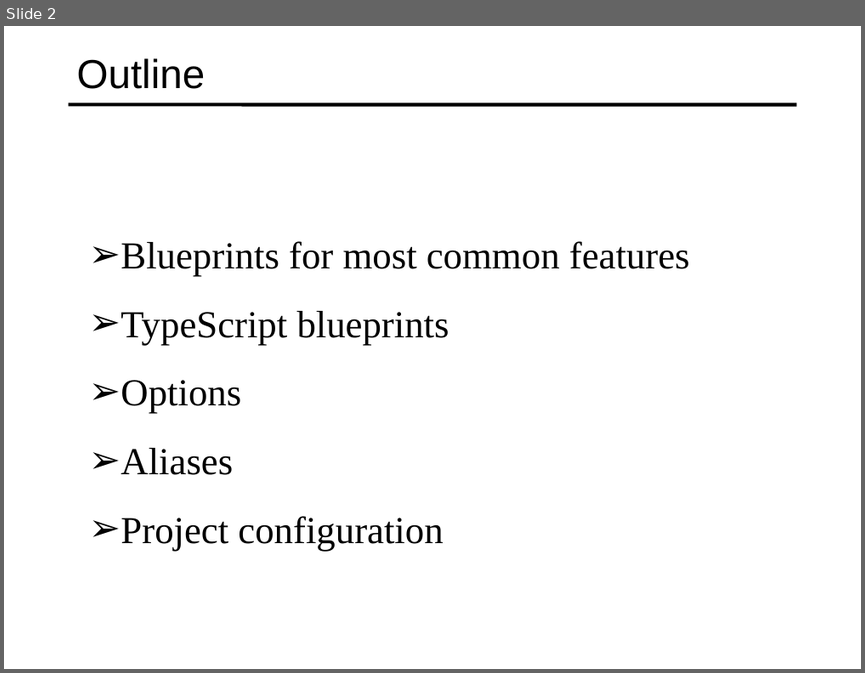
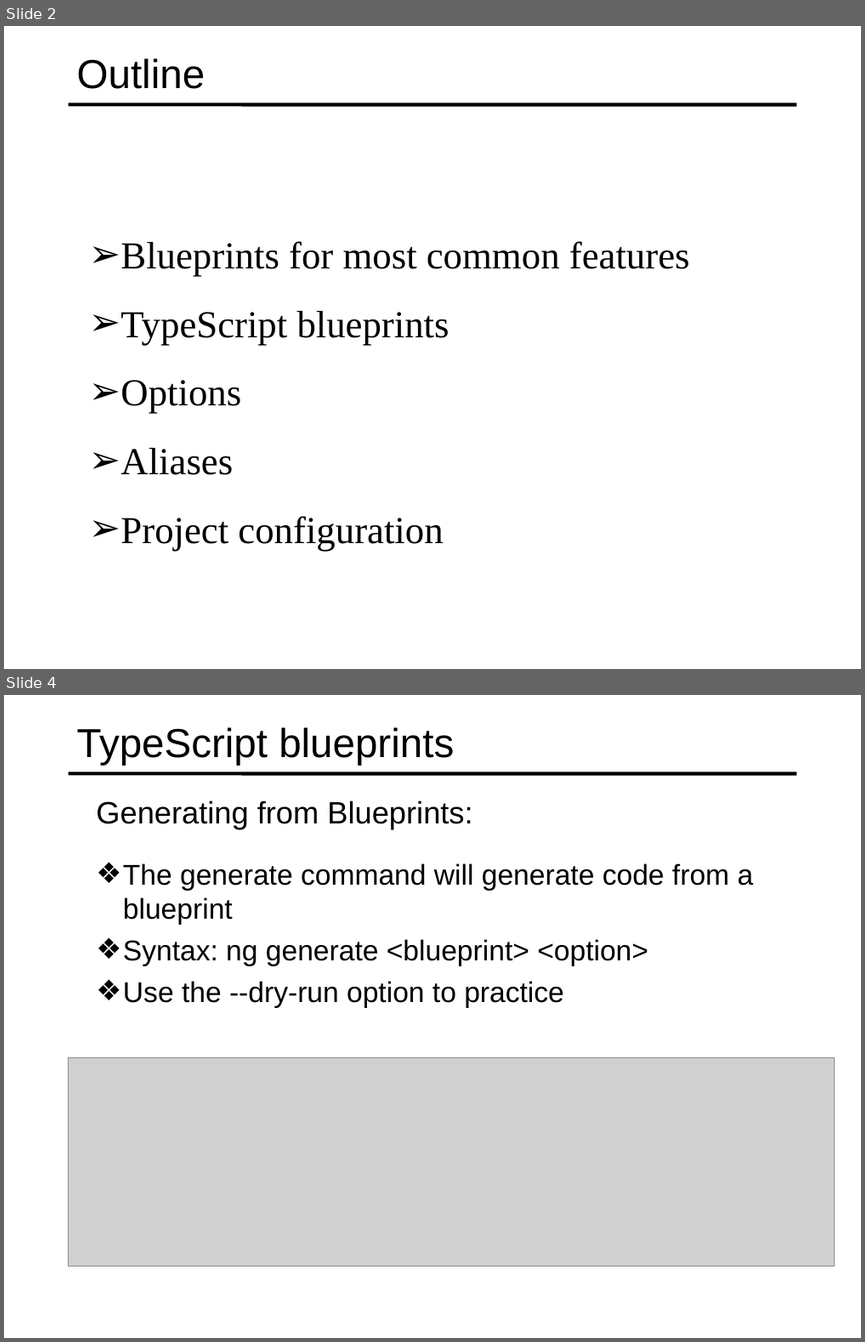
Before and after one commit to specter01wj/Jago_Link_Training, a slide deck: Angular/Angular7/Angular CLI/4.Generating Code from Blueprints/L4_Generating Code from Blueprints.ppt. Shown one above the other, each under a label of ours: slide 2 before the commit, slides 2 and 4 after it; the slides between them are not shown. The pictures are 865x673 and 865x1342 pixels, drawn with LibreOffice and Linux fonts; fonts in the diff are those of the drawing; grey boxes stand for pictures. Boxes give left, top, right and bottom in pixels: in the first picture for what was removed or moved away, otherwise in the second. Text is boxed around its words. In the diff, an @@ line names an element or a change of style, - is before the commit and + after.

Commit message:
09/05/2019 v1

```diff
--- a/Angular/Angular7/Angular CLI/4.Generating Code from Blueprints/L4_Generating Code from Blueprints.ppt
+++ b/Angular/Angular7/Angular CLI/4.Generating Code from Blueprints/L4_Generating Code from Blueprints.ppt
@@ slide 4 added at box(4, 695, 861, 1338), background #FFFFFF; not listed: 1 template element that a slide beside it also shows @@
@@ title added at box(77, 727, 454, 766), 34 pt, text #000000 @@
+TypeScript blueprints
@@ text added at box(96, 800, 472, 829), 25.9 pt, text #000000 @@
+  Generating from Blueprints:
@@ text added at box(123, 863, 754, 1008), 24 pt, text #000000 @@
+  ❖ The generate command will generate code from a blueprint
+  ❖ Syntax: ng generate <blueprint> <option>
+  ❖ Use the --dry-run option to practice
@@ picture added at box(69, 1057, 834, 1265) @@
```
Also in this commit, not shown: 1 slide changed, 8 other slides added, 9 slides removed.
